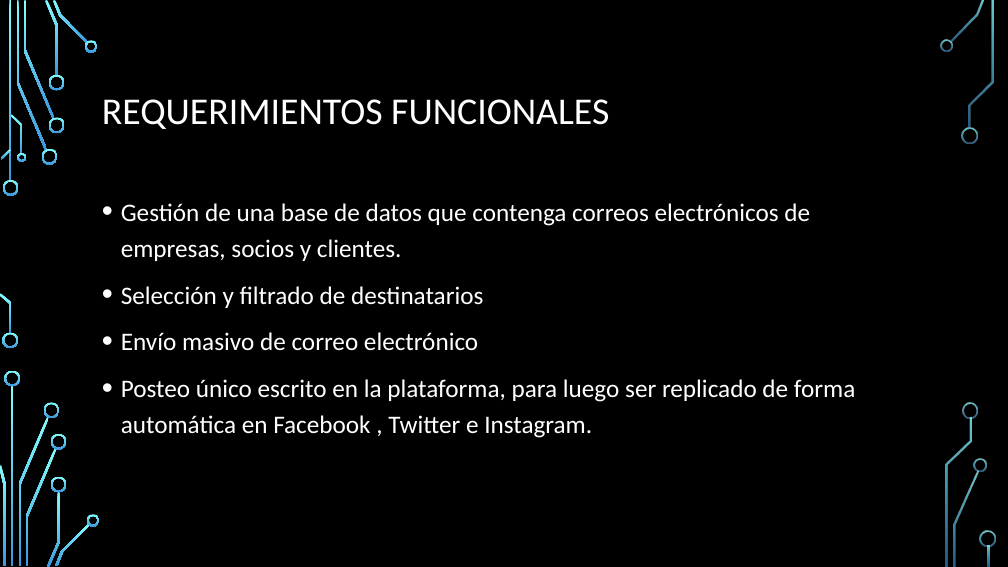
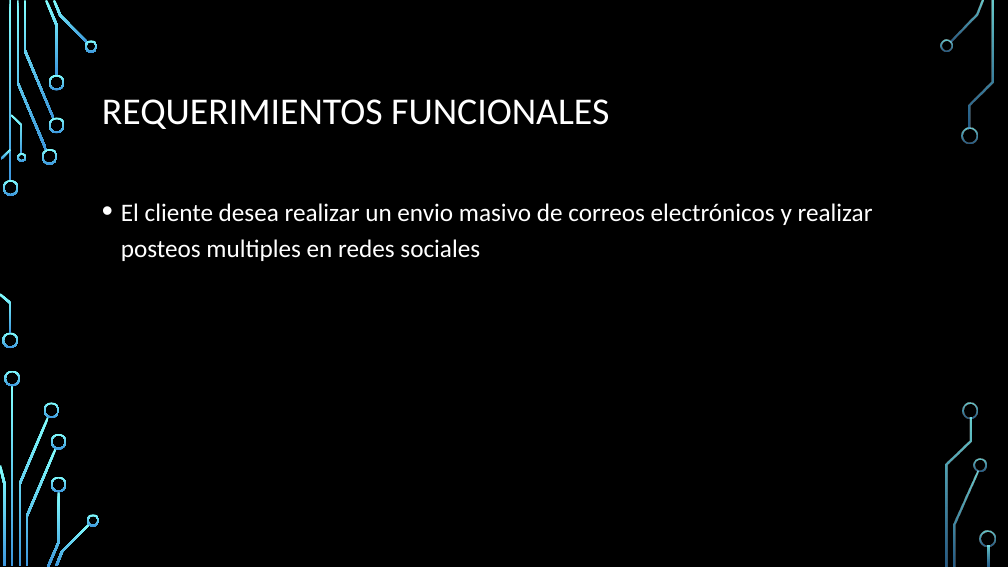
Before and after one commit to Adescafu/INFO264_Proyecto, a slide deck: slide 5 of presentacion.pptx (slide 4 before the commit). Drawn at 1008x567 pixels with LibreOffice and Linux fonts; fonts in the diff are those of the drawing; background and template pictures are left out. Boxes give left, top, right and bottom in pixels: in the first picture for what was removed or moved away, otherwise in the second. Text is boxed around its words. In the diff, an @@ line names an element or a change of style, - is before the commit and + after.

```diff
--- a/presentacion.pptx
+++ b/presentacion.pptx
@@ text at (x1=121, y1=203, x2=873, y2=261): text changed @@
-• Gestión de una base de datos que contenga correos electrónicos de empresas, socios y clientes.
-• Selección y filtrado de destinatarios
-• Envío masivo de correo electrónico
-• Posteo único escrito en la plataforma, para luego ser replicado de forma automática en Facebook , Twitter e Instagram.
+• El cliente desea realizar un envio masivo de correos electrónicos y realizar posteos multiples en redes sociales
```
Also in this commit, not shown: 6 other slides changed, 2 slides added, 5 slides removed.
